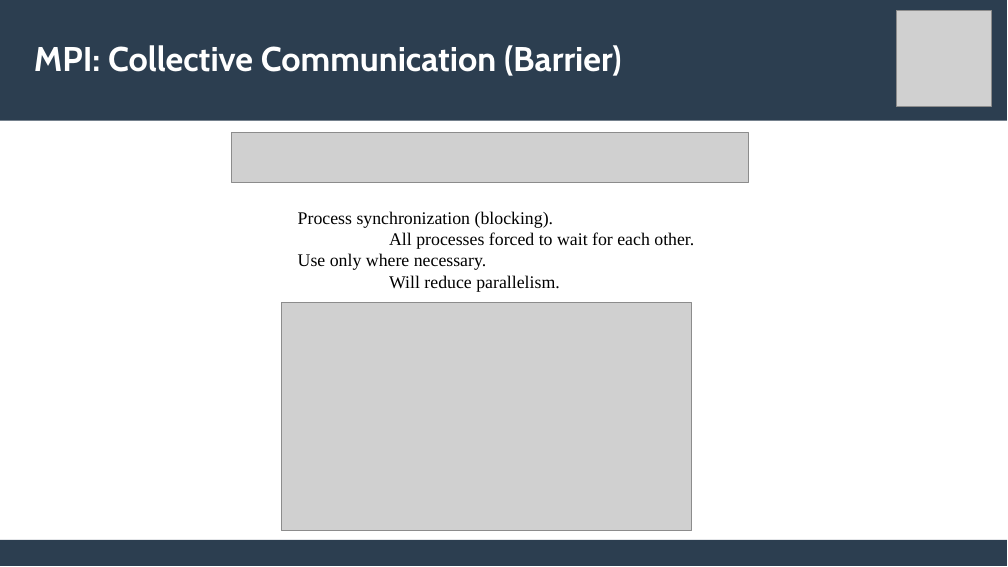
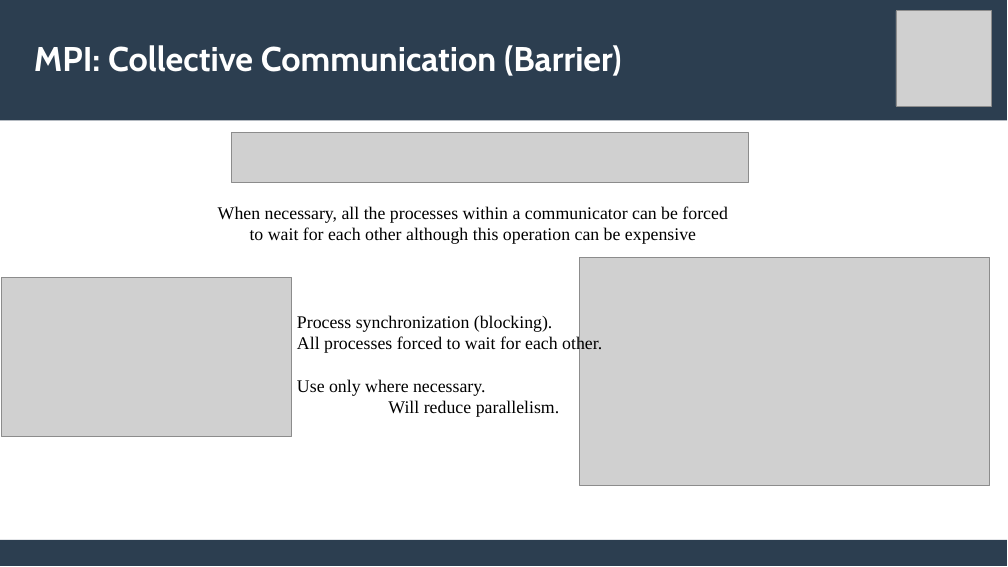
Before and after one commit to lemoinep/ParallelProgramming, a slide deck: slide 20 of MySlides/Session2_ParallelProgramming_MPI.pptx (slide 17 before the commit). Drawn at 1008x567 pixels with LibreOffice and Linux fonts; fonts in the diff are those of the drawing; grey boxes stand for pictures. Boxes give left, top, right and bottom in pixels: in the first picture for what was removed or moved away, otherwise in the second. Text is boxed around its words. In the diff, an @@ line names an element or a change of style, - is before the commit and + after.

```diff
--- a/MySlides/Session2_ParallelProgramming_MPI.pptx
+++ b/MySlides/Session2_ParallelProgramming_MPI.pptx
@@ text added at <box>218,206,727,244</box>, 14 pt, text #000000 @@
+When necessary, all the processes within a communicator can be forced to wait for each other although this operation can be expensive
@@ picture: place and size @@
-picture at <box>282,303,692,531</box>
+picture at <box>580,258,990,487</box>
@@ picture added at <box>2,277,292,437</box> @@
@@ text "Process synchronization (blocking)." rewrapped from <box>298,211,694,292</box> to <box>297,315,602,417</box> @@
```
Also in this commit, not shown: 11 other slides changed, 6 slides added, 3 slides removed, 1 other file.
